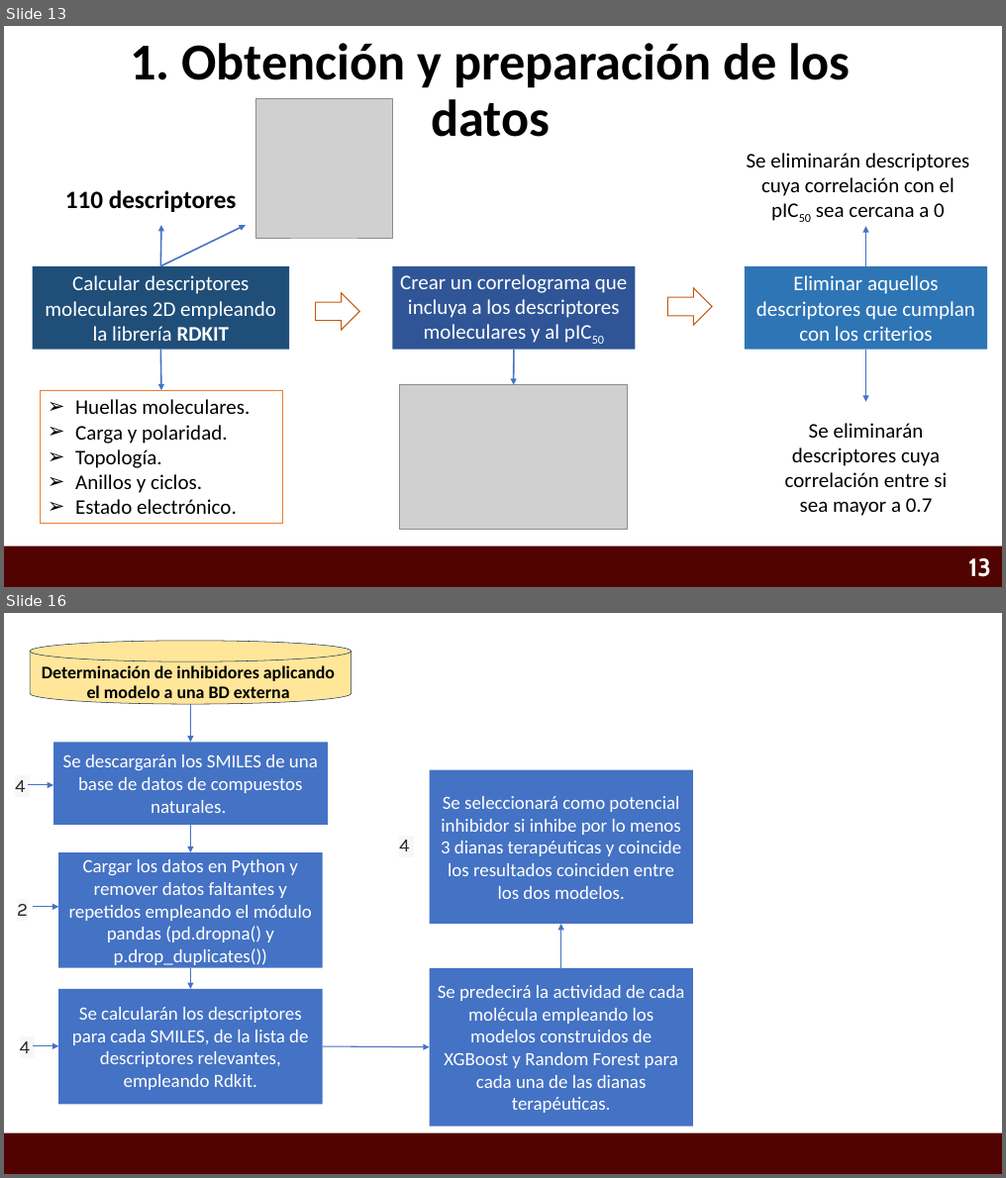
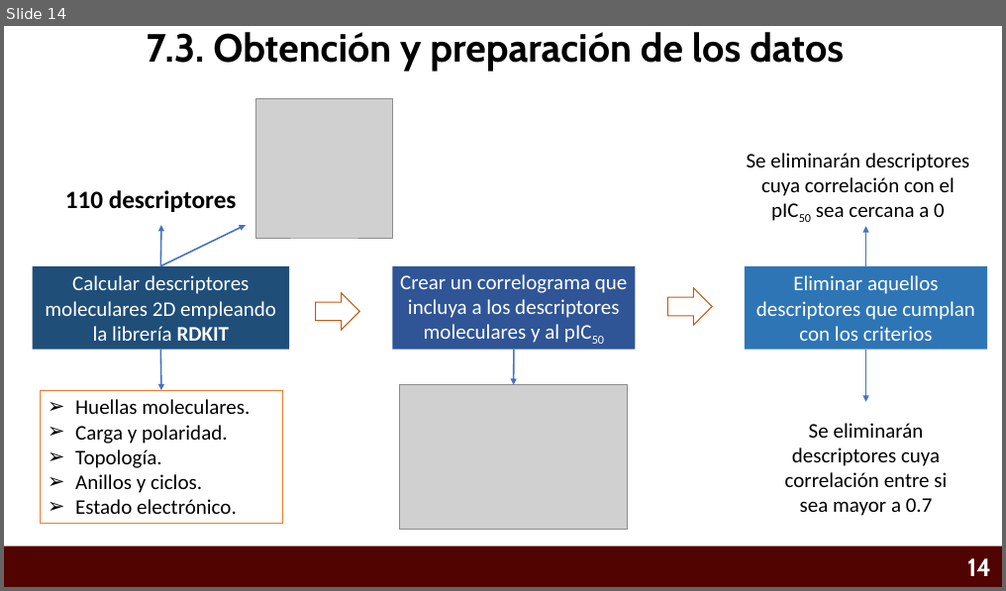
Before and after one commit to Eliud7720/Alzheimer---Anteproyecto, a slide deck: CRIBADO VIRTUAL INTELIGENTE PARA IDENTIFICAR INHIBIDORES MULTI-BLANCO ENFOCADOS AL TRATAMIENTO DE LA .pptx. Shown one above the other, each under a label of ours: slides 13 and 16 before the commit, slide 14 after it; the slides between them are not shown. The pictures are 1006x1178 and 1006x591 pixels, drawn with LibreOffice and Linux fonts; fonts in the diff are those of the drawing; grey boxes stand for pictures; background and template pictures are left out. Boxes give left, top, right and bottom in pixels: in the first picture for what was removed or moved away, otherwise in the second. Text is boxed around its words. In the diff, an @@ line names an element or a change of style, - is before the commit and + after.

```diff
--- a/CRIBADO VIRTUAL INTELIGENTE PARA IDENTIFICAR INHIBIDORES MULTI-BLANCO ENFOCADOS AL TRATAMIENTO DE LA .pptx
+++ b/CRIBADO VIRTUAL INTELIGENTE PARA IDENTIFICAR INHIBIDORES MULTI-BLANCO ENFOCADOS AL TRATAMIENTO DE LA .pptx
@@ slide 16 removed at box(4, 613, 1002, 1174), background #FFFFFF; not listed: 1 template element that a slide beside it also shows @@
@@ cylinder removed at box(30, 641, 351, 704) @@
@@ text removed at box(42, 665, 335, 703) @@
-Determinación de inhibidores aplicando el modelo a una BD externa
@@ arrow removed from (190, 704) to (190, 742) @@
@@ rectangle removed at box(54, 742, 328, 824) @@
-Se descargarán los SMILES de una base de datos de compuestos naturales.
@@ text removed at box(15, 780, 26, 792) @@
-4
@@ arrow removed from (28, 785) to (54, 785) @@
@@ rectangle removed at box(430, 770, 693, 925) @@
-Se seleccionará como potencial inhibidor si inhibe por lo menos 3 dianas terapéuticas y coincide los resultados coinciden entre los dos modelos.
@@ arrow removed from (190, 825) to (190, 853) @@
@@ text removed at box(399, 840, 410, 852) @@
-4
@@ rectangle removed at box(58, 853, 322, 967) @@
-Cargar los datos en Python y remover datos faltantes y repetidos empleando el módulo pandas (pd.dropna() y p.drop_duplicates())
@@ text removed at box(17, 904, 28, 916) @@
-2
@@ arrow removed from (33, 907) to (58, 907) @@
@@ arrow removed from (561, 968) to (561, 924) @@
@@ arrow removed from (190, 968) to (190, 989) @@
@@ rectangle removed at box(430, 968, 693, 1127) @@
-Se predecirá la actividad de cada molécula empleando los modelos construidos de XGBoost y Random Forest para cada una de las dianas terapéuticas.
@@ rectangle removed at box(58, 989, 322, 1104) @@
-Se calcularán los descriptores para cada SMILES, de la lista de descriptores relevantes, empleando Rdkit.
@@ text removed at box(20, 1042, 31, 1054) @@
-4
@@ arrow removed from (33, 1047) to (58, 1047) @@
@@ arrow removed from (322, 1047) to (430, 1048) @@
@@ what was slide 13 is now slide 14 @@
@@ slide 14 changed as well @@
@@ text at box(147, 32, 844, 71): text changed; size 50 to 37.8 pt; font Calibri to Cabin @@
-1. Obtención y preparación de los datos
+7.3. Obtención y preparación de los datos
@@ page number at box(967, 559, 991, 576): text changed @@
-13
+14
```
Also in this commit, not shown: 12 other slides changed, 8 slides added, 3 other slides removed.
